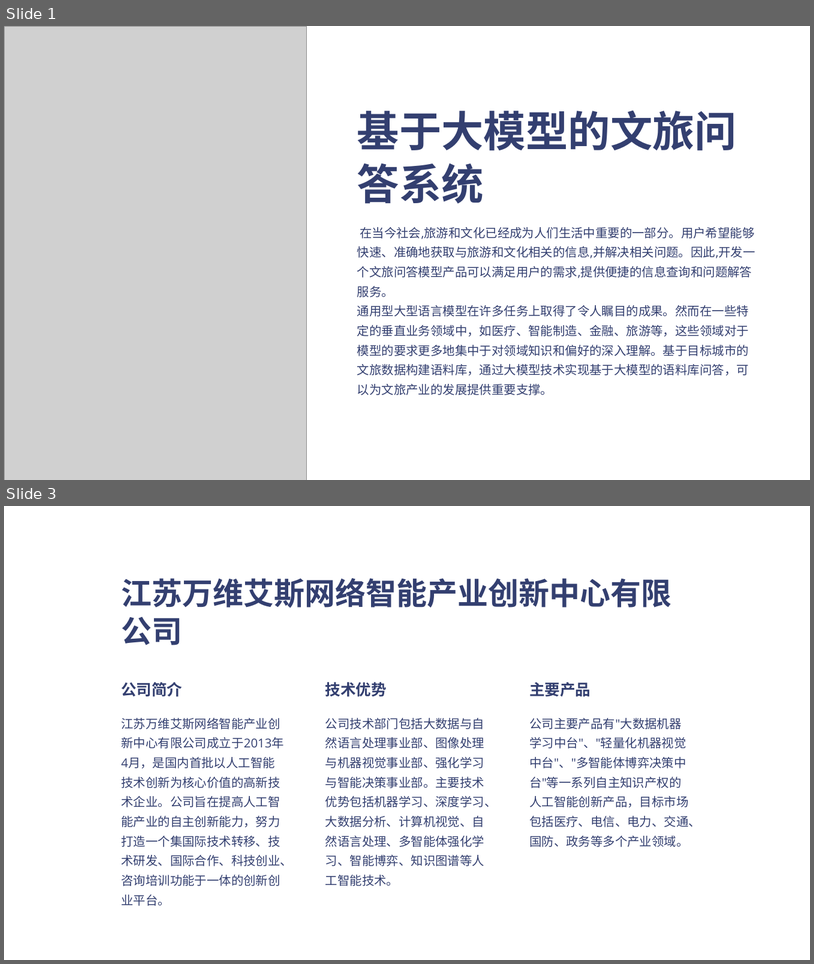
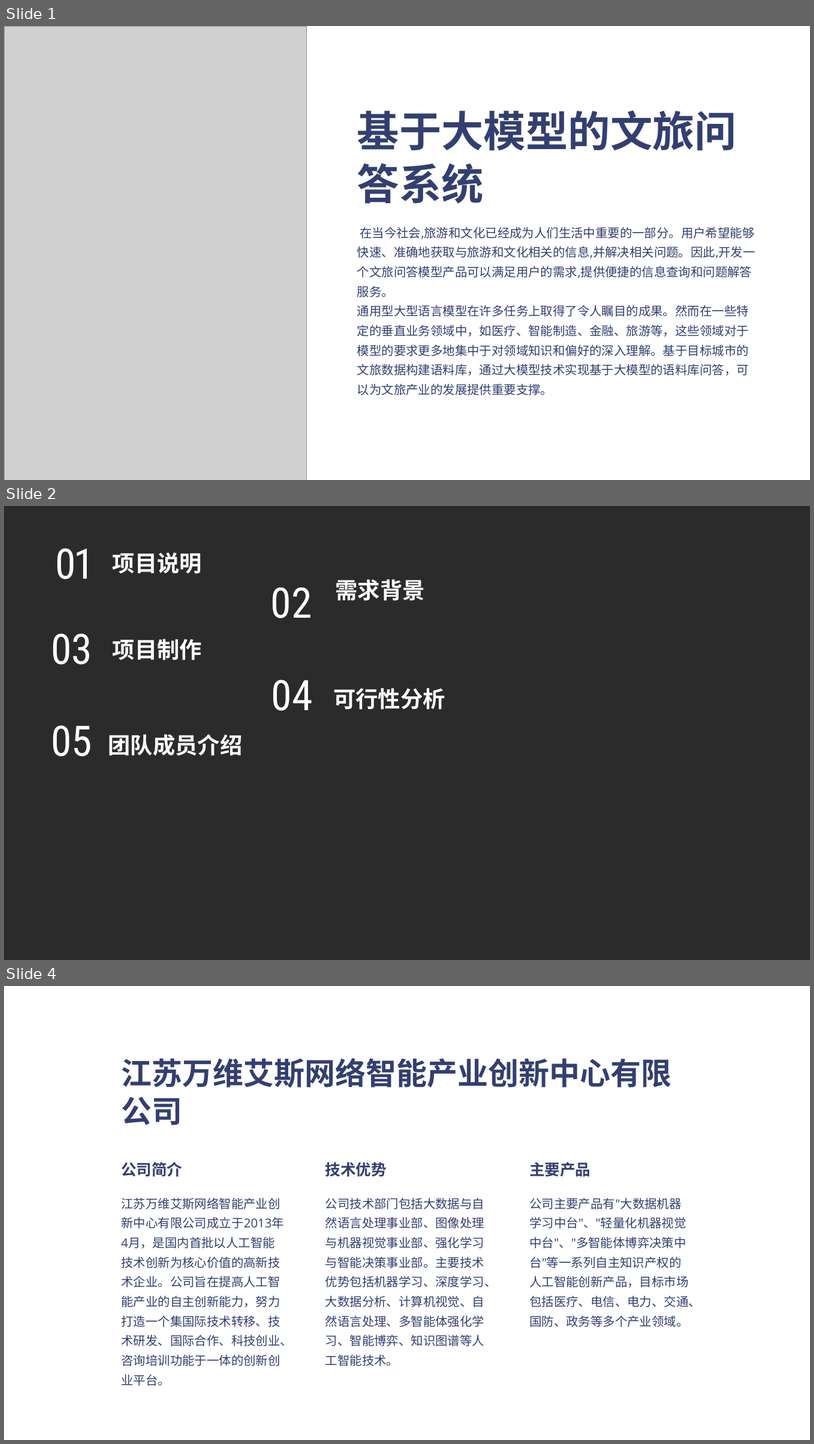
Before and after one commit to darkshuige/codecode, a slide deck: 服务外包/laceblqg2ssyau3.pptx. Shown one above the other, each under a label of ours: slides 1 and 3 before the commit, slides 1, 2 and 4 after it; the slides between them are not shown. The pictures are 814x964 and 814x1444 pixels, drawn with LibreOffice and Linux fonts; fonts in the diff are those of the drawing; grey boxes stand for pictures; background and template pictures are left out; a plain dark background stands for a picture behind light text. Boxes give left, top, right and bottom in pixels: in the first picture for what was removed or moved away, otherwise in the second. Text is boxed around its words. In the diff, an @@ line names an element or a change of style, - is before the commit and + after.

```diff
--- a/服务外包/laceblqg2ssyau3.pptx
+++ b/服务外包/laceblqg2ssyau3.pptx
@@ slide 2 added at box(4, 506, 810, 960), background picture (left out) @@
@@ text added at box(55, 548, 95, 579), 60 pt, text #FFFFFF @@
+01
@@ text added at box(113, 552, 202, 574), 32 pt, text #FFFFFF, bold @@
+项目说明
@@ text added at box(271, 587, 312, 618), 60 pt, text #FFFFFF @@
+02
@@ text added at box(335, 579, 425, 601), 32 pt, text #FFFFFF, bold @@
+需求背景
@@ text added at box(51, 633, 92, 664), 60 pt, text #FFFFFF @@
+03
@@ text added at box(113, 639, 202, 660), 32 pt, text #FFFFFF, bold @@
+项目制作
@@ text added at box(272, 679, 313, 711), 60 pt, text #FFFFFF @@
+04
@@ text added at box(333, 688, 446, 709), 32 pt, text #FFFFFF, bold @@
+可行性分析
@@ text added at box(51, 725, 92, 756), 60 pt, text #FFFFFF @@
+05
@@ text added at box(108, 734, 243, 756), 32 pt, text #FFFFFF, bold @@
+团队成员介绍
@@ what was slide 3 is now slide 4 @@
```
Also in this commit, not shown: 7 other slides added, 1 slide removed, 16 other files.
